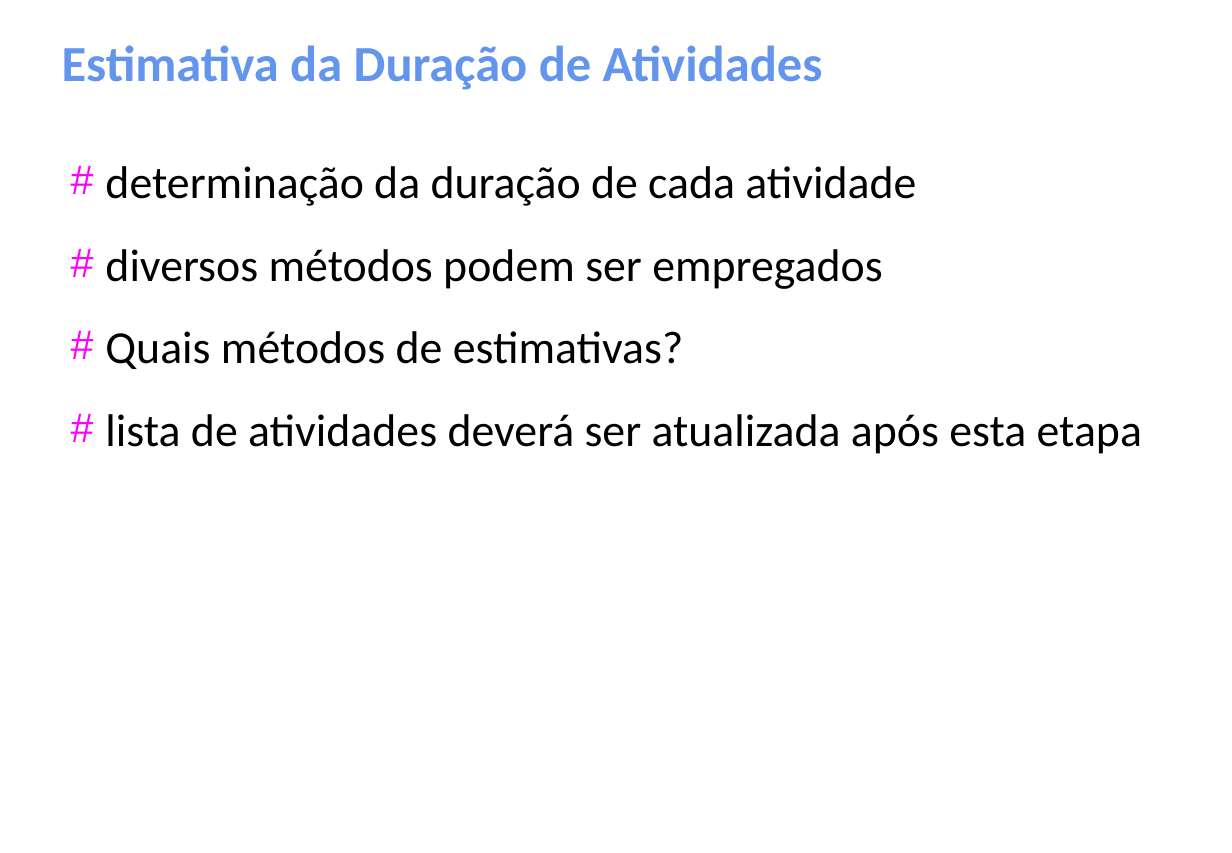
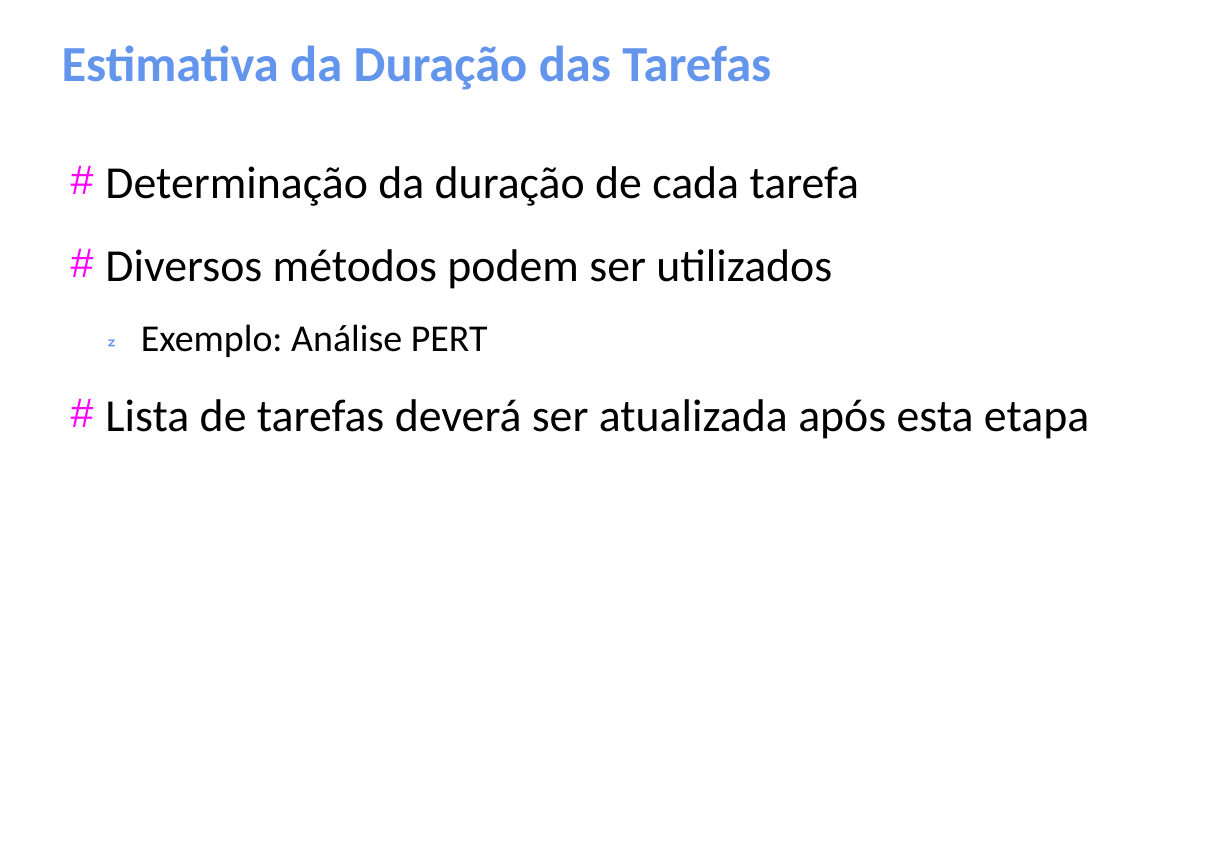
Before and after one commit to gomesluiz/gestao-de-projetos, a slide deck: slide 78 of aulas/project-aula-01.odp (slide 71 before the commit). Drawn at 1232x853 pixels with LibreOffice and Linux fonts; fonts in the diff are those of the drawing. Boxes give left, top, right and bottom in pixels: in the first picture for what was removed or moved away, otherwise in the second. Text is boxed around its words. In the diff, an @@ line names an element or a change of style, - is before the commit and + after.

```diff
--- a/aulas/project-aula-01.odp
+++ b/aulas/project-aula-01.odp
@@ title at box(62, 45, 771, 90): text changed @@
-Estimativa da Duração de Atividades
+Estimativa da Duração das Tarefas
@@ text at box(105, 166, 1089, 439): text changed @@
-# determinação da duração de cada atividade
-# diversos métodos podem ser empregados
-# Quais métodos de estimativas?
-# lista de atividades deverá ser atualizada após esta etapa
+# Determinação da duração de cada tarefa
+# Diversos métodos podem ser utilizados
+   Exemplo: Análise PERT
+# Lista de tarefas deverá ser atualizada após esta etapa
```
Also in this commit, not shown: 10 other slides changed, 20 slides added, 2 slides removed.
